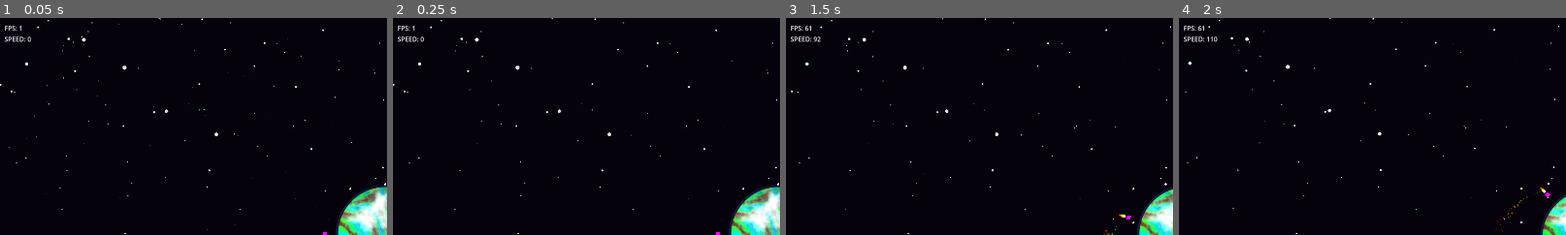
Above: before the commit, frames 1-4 (left to right).
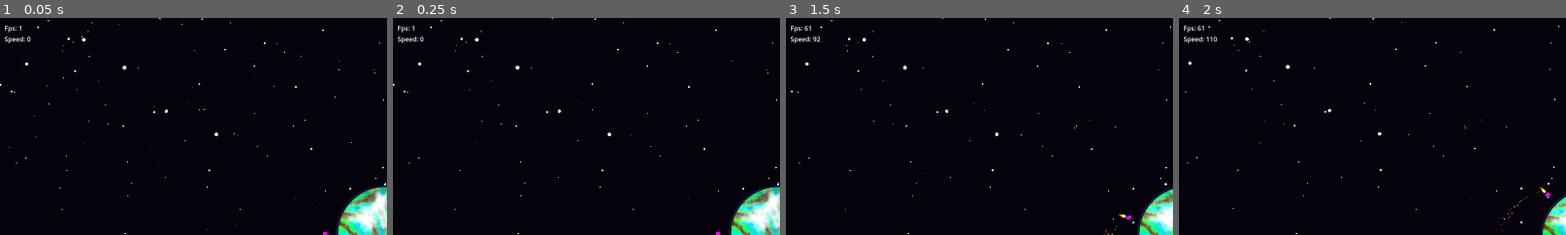
Above: after the commit, the same moments.

Repository: otDan/PlanetBlitz
Game: Godot game, scene res://main.tscn
Same seed, same stepped clock (60 frames per second), same inputs: the game is played once before the commit and once after it. The engine's default icon, where the game draws it, is replaced by a stand-in: a white triangle on a blue panel in a dark square.
Inputs:
- Up to frame 1 (0.05 s): no input
- Up to frame 2 (0.25 s): no input
- Up to frame 3 (1.5 s): tap Enter at 0.5 s; hold Right (ui_right) 0.53-1.28 s; hold Down (ui_down) from 1.28 s (still down)
- Up to frame 4 (2 s): keep holding Down (ui_down)
The pictures show only the part of the screen within x 0-50%, y 0-50%; the shares and areas given below are measured in that part.

The runs differ from the first frame. In frame 1, 0.1% of the frame differs, in the area x 2-9%, y 3-12%; in frame 2, 0.1%; in frame 3, 0.2%; in frame 4, 0.2%, in the area x 2-11%, y 3-12%.

Commit message:
debug: Random planet button

Diff:
--- a/debug.gd
+++ b/debug.gd
@@ -11,5 +11,9 @@
 
 
 func _process(delta):
-	fps.text = "FPS: " + str(Engine.get_frames_per_second())
-	speed.text = "SPEED: " + str(roundf(player.velocity.length()))
+	fps.text = "Fps: " + str(Engine.get_frames_per_second())
+	speed.text = "Speed: " + str(roundf(player.velocity.length()))
+
+
+func _on_randomize_button_pressed():
+	player.get_node("Planet")._ready()
